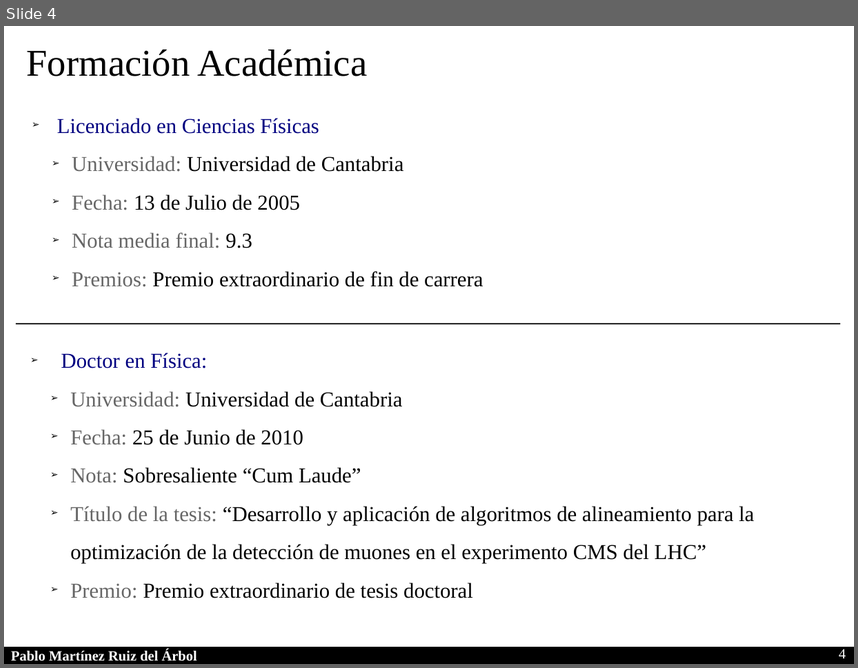
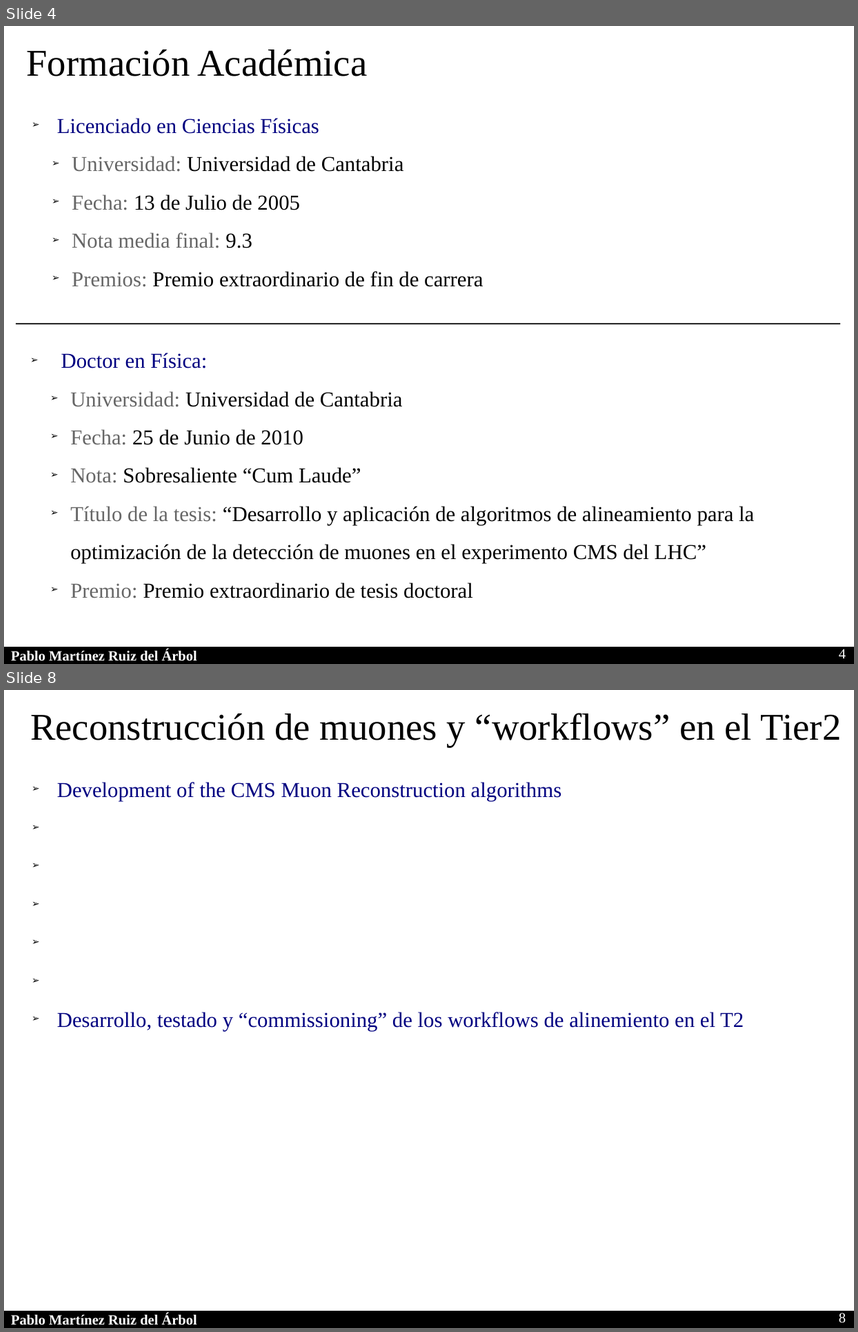
Before and after one commit to parbol/Plaza, a slide deck: Presentacion/Presentacion.odp. Shown one above the other, each under a label of ours: slide 4 before the commit, slides 4 and 8 after it; the slides between them are not shown. The pictures are 858x668 and 858x1332 pixels, drawn with LibreOffice and Linux fonts; fonts in the diff are those of the drawing. Boxes give left, top, right and bottom in pixels: in the first picture for what was removed or moved away, otherwise in the second. Text is boxed around its words. In the diff, an @@ line names an element or a change of style, - is before the commit and + after.

```diff
--- a/Presentacion/Presentacion.odp
+++ b/Presentacion/Presentacion.odp
@@ slide 8 added at [4, 690, 854, 1328], background #FFFFFF; not listed: 2 template elements that a slide beside it also shows @@
@@ text added at [30, 713, 842, 747], 32 pt, text #000000 @@
+Reconstrucción de muones y “workflows” en el Tier2
@@ text added at [57, 782, 744, 1031], 18 pt, text #000080 @@
+➢ Development of the CMS Muon Reconstruction algorithms
+➢ Desarrollo, testado y “commissioning” de los workflows de alinemiento en el T2
@@ page number added at [839, 1312, 846, 1323], 12 pt, text #FFFFFF @@
+8
```
Also in this commit, not shown: 1 slide changed, 5 other slides added.
